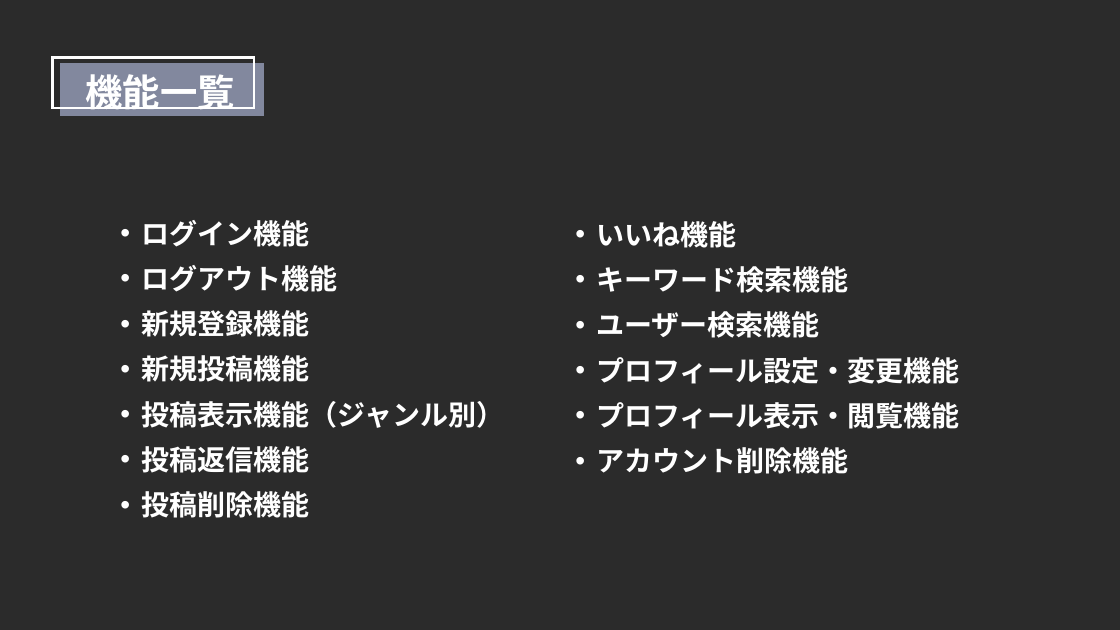
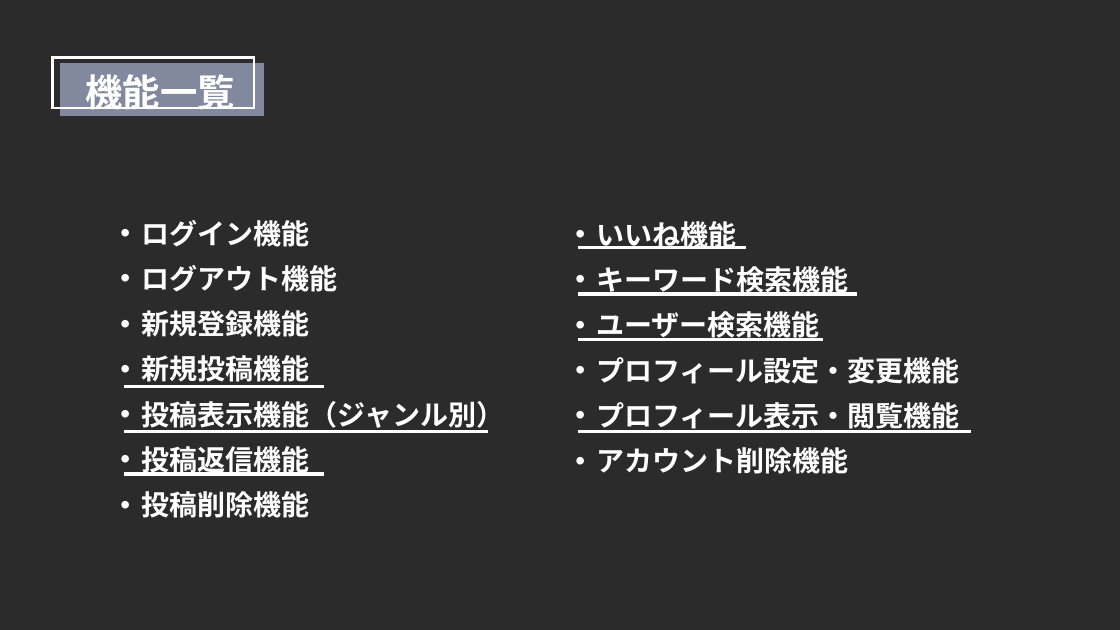
Before and after one commit to ymnrio/2023Dev3Early, a slide deck: slide 5 of 07発表資料/作品公開発表資料 .pptx. Drawn at 1120x630 pixels with LibreOffice and Linux fonts; fonts in the diff are those of the drawing; background and template pictures are left out; a plain dark background stands for a picture behind light text. Boxes give left, top, right and bottom in pixels: in the first picture for what was removed or moved away, otherwise in the second. Text is boxed around its words. In the diff, an @@ line names an element or a change of style, - is before the commit and + after.

```diff
--- a/07発表資料/作品公開発表資料 .pptx
+++ b/07発表資料/作品公開発表資料 .pptx
@@ line added from (578, 248) to (746, 248), #FFFFFF 3 pt @@
@@ line added from (578, 294) to (857, 294), #FFFFFF 3 pt @@
@@ line added from (578, 339) to (823, 339), #FFFFFF 3 pt @@
@@ line added from (124, 386) to (323, 386), #FFFFFF 3 pt @@
@@ line added from (124, 431) to (488, 431), #FFFFFF 3 pt @@
@@ line added from (578, 431) to (971, 431), #FFFFFF 3 pt @@
@@ line added from (124, 474) to (323, 474), #FFFFFF 3 pt @@
```
Also in this commit, not shown: 7 other slides changed, 3 other files.
